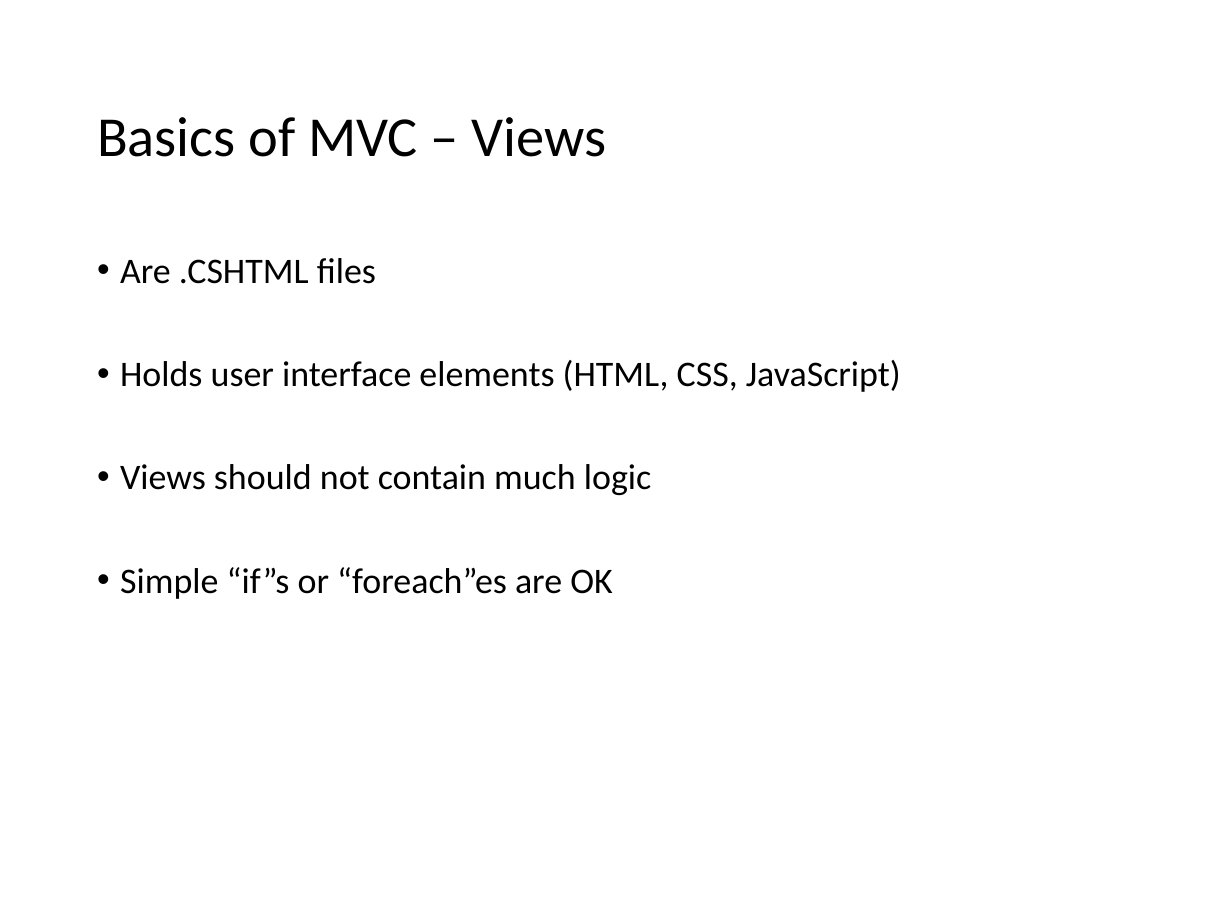
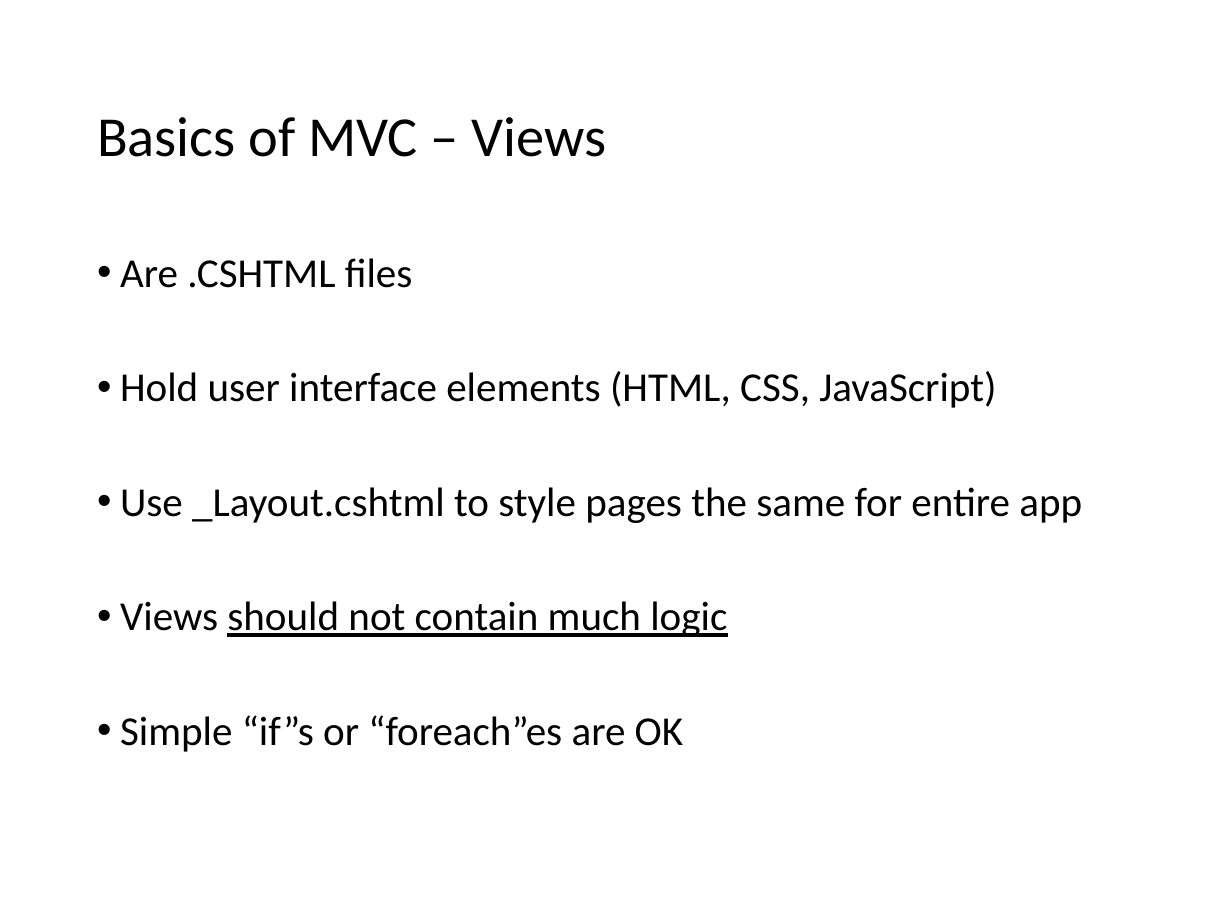
Before and after one commit to VolareSoftware/Presentations, a slide deck: slide 12 of Intro to MVC and Web API - Denver Dev Days/Introduction to MVC and Web API.pptx (slide 7 before the commit). Drawn at 1232x924 pixels with LibreOffice and Linux fonts; fonts in the diff are those of the drawing. Boxes give left, top, right and bottom in pixels: in the first picture for what was removed or moved away, otherwise in the second. Text is boxed around its words. In the diff, an @@ line names an element or a change of style, - is before the commit and + after.

Commit message:
save point with more on routing and views

```diff
--- a/Intro to MVC and Web API - Denver Dev Days/Introduction to MVC and Web API.pptx
+++ b/Intro to MVC and Web API - Denver Dev Days/Introduction to MVC and Web API.pptx
@@ text at (120, 258, 727, 752): size 21 to 24 pt in "Are .CSHTML files", "Views should not contain much logic", "Simple “if”s or “foreach”es are OK"; underline on in "should not contain much logic" @@
@@ text at (120, 371, 1082, 523): text changed; size 21 to 24 pt @@
-• Holds user interface elements (HTML, CSS, JavaScript)
+• Hold user interface elements (HTML, CSS, JavaScript)
+• Use _Layout.cshtml to style pages the same for entire app
```
Also in this commit, not shown: 17 other slides changed, 8 slides added, 2 slides removed, 1 other file.
